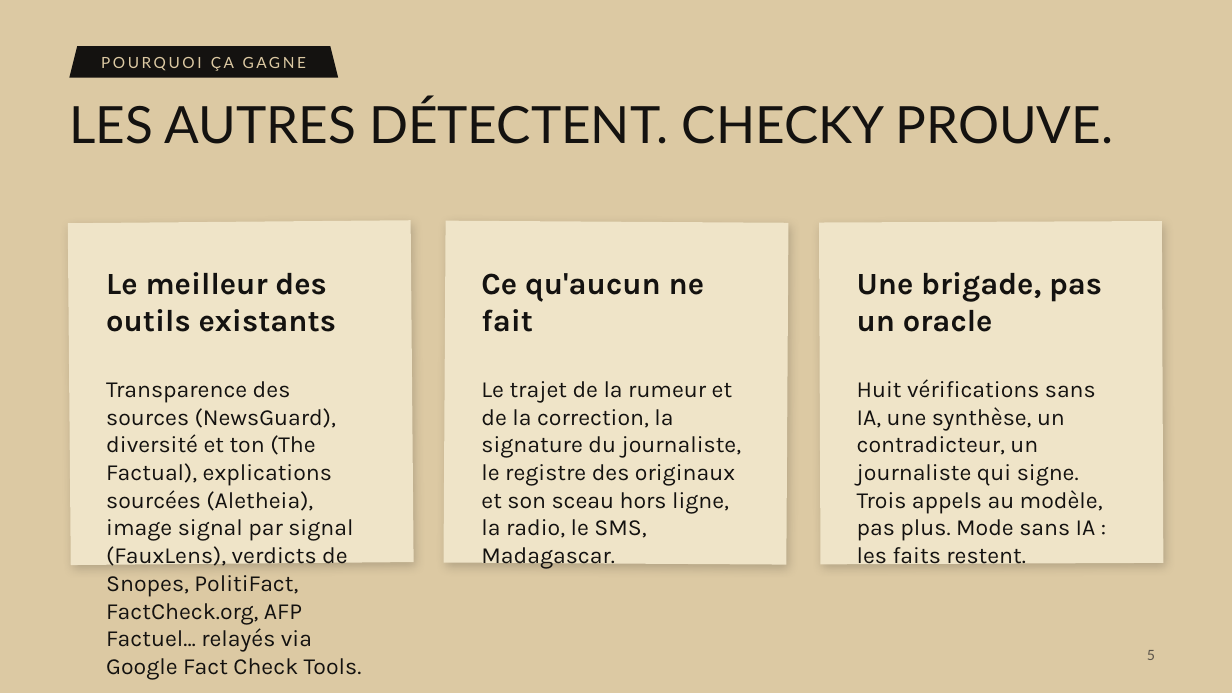
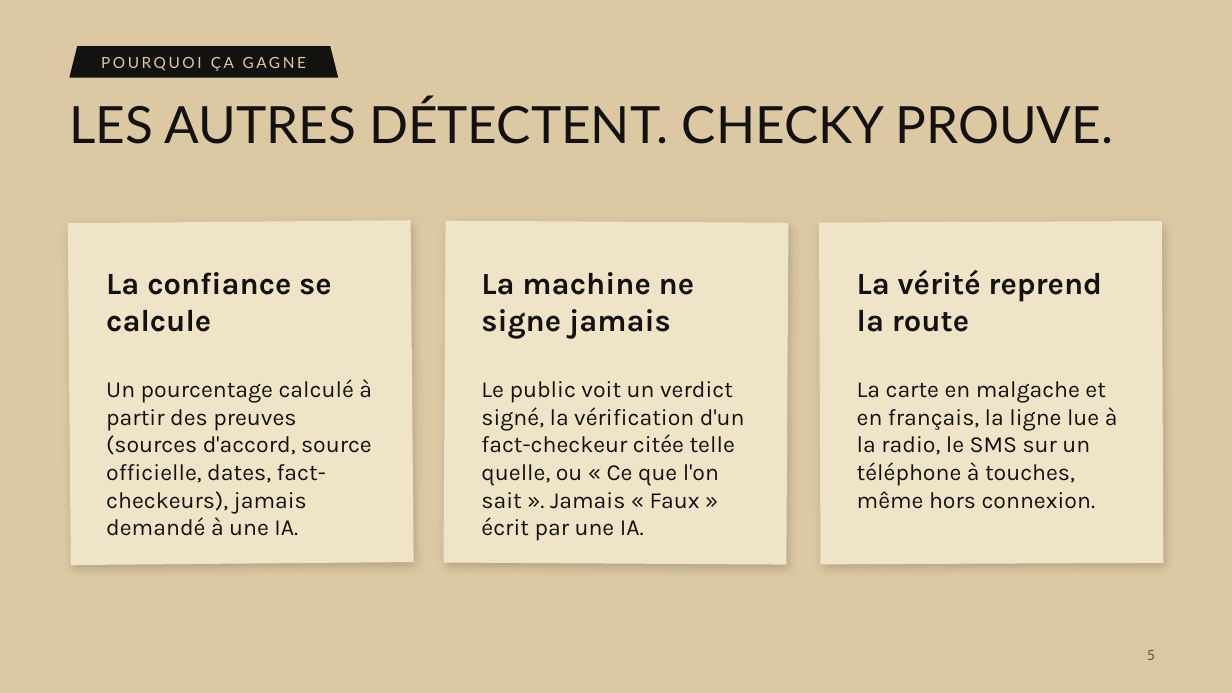
Before and after one commit to 0nlyDevs/checky-platform, a slide deck: slide 5 of docs/pitch/deck/fanilo-pitch.pptx. Drawn at 1232x693 pixels with LibreOffice and Linux fonts; fonts in the diff are those of the drawing. Boxes give left, top, right and bottom in pixels: in the first picture for what was removed or moved away, otherwise in the second. Text is boxed around its words. In the diff, an @@ line names an element or a change of style, - is before the commit and + after.

```diff
--- a/docs/pitch/deck/fanilo-pitch.pptx
+++ b/docs/pitch/deck/fanilo-pitch.pptx
@@ text at <box>106,272,332,332</box>: text changed @@
-Le meilleur des outils existants
+La confiance se calcule
@@ text at <box>481,272,694,338</box>: text changed @@
-Ce qu'aucun ne fait
+La machine ne signe jamais
@@ text at <box>857,270,1102,332</box>: text changed @@
-Une brigade, pas un oracle
+La vérité reprend la route
@@ text at <box>106,379,372,536</box>: text changed @@
-Transparence des sources (NewsGuard), diversité et ton (The Factual), explications sourcées (Aletheia), image signal par signal (FauxLens), verdicts de Snopes, PolitiFact, FactCheck.org, AFP Factuel… relayés via Google Fact Check Tools.
+Un pourcentage calculé à partir des preuves (sources d'accord, source officielle, dates, fact-checkeurs), jamais demandé à une IA.
@@ text at <box>481,381,745,541</box>: text changed @@
-Le trajet de la rumeur et de la correction, la signature du journaliste, le registre des originaux et son sceau hors ligne, la radio, le SMS, Madagascar.
+Le public voit un verdict signé, la vérification d'un fact-checkeur citée telle quelle, ou « Ce que l'on sait ». Jamais « Faux » écrit par une IA.
@@ text at <box>857,381,1118,509</box>: text changed @@
-Huit vérifications sans IA, une synthèse, un contradicteur, un journaliste qui signe. Trois appels au modèle, pas plus. Mode sans IA : les faits restent.
+La carte en malgache et en français, la ligne lue à la radio, le SMS sur un téléphone à touches, même hors connexion.
```
Also in this commit, not shown: 2 other slides changed, 2 other files.
